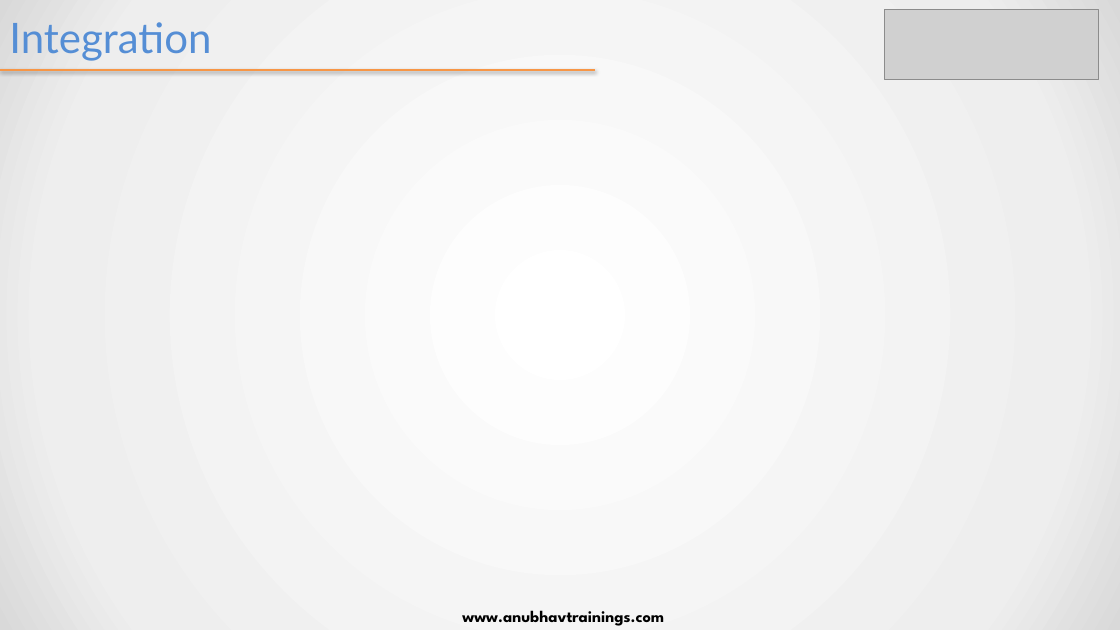
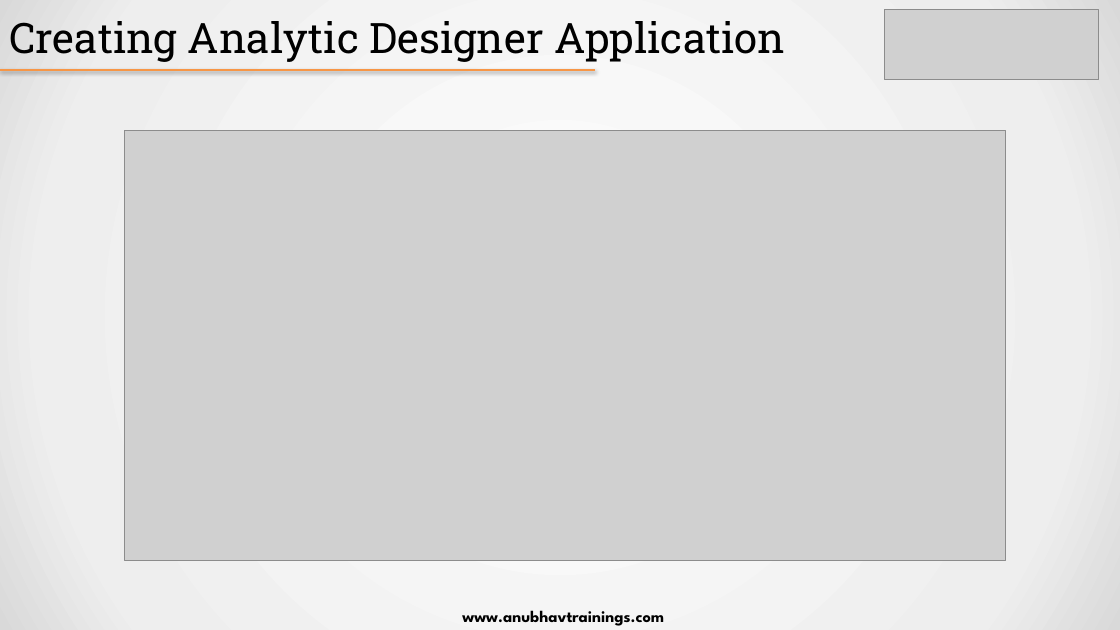
Before and after one commit to soyuztechnologies/SAC_SaamaTechnologies, a slide deck: slide 3 of day 11/SAC_Training Day 11.pptx (slide 4 before the commit). Drawn at 1120x630 pixels with LibreOffice and Linux fonts; fonts in the diff are those of the drawing; grey boxes stand for pictures. Boxes give left, top, right and bottom in pixels: in the first picture for what was removed or moved away, otherwise in the second. Text is boxed around its words. In the diff, an @@ line names an element or a change of style, - is before the commit and + after.

```diff
--- a/day 11/SAC_Training Day 11.pptx
+++ b/day 11/SAC_Training Day 11.pptx
@@ title at (9, 21, 785, 62): text changed; font Lato to Roboto Slab; text colour #558ED5 to #000000 @@
-Integration
+Creating Analytic Designer Application
@@ picture added at (124, 130, 1006, 561) @@
```
Also in this commit, not shown: 2 other slides changed, 1 slide removed.
